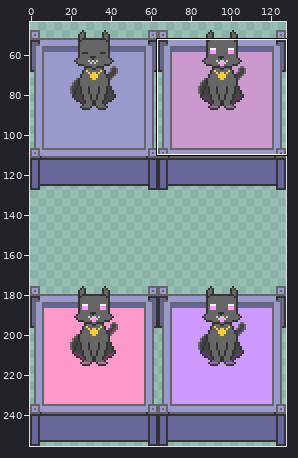
Edited in one commit: sprite sheet (assets/sarcophagus.png). Above, an overview of the earlier version with the close-up marked.
Close-up. The starting point:
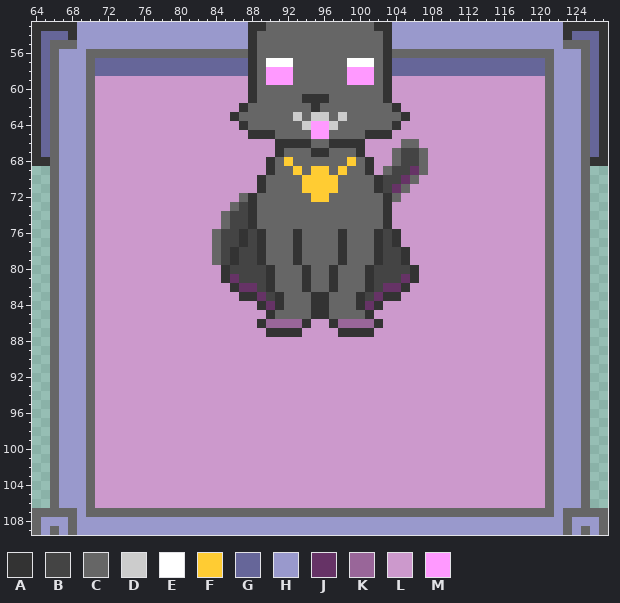
The file is 128x256 pixels. Shown: x 64..127, y 53..109. The wide view leaves out empty margins. The commit also changed other parts of the picture, which this record leaves out.
Palette (. is transparent): A #333333  B #444444  C #666666  D #cccccc  E #ffffff  F #ffcc33  G #666699  H #9999cc  J #663366  K #996699  L #cc99cc  M #ff99ff
After the commit:
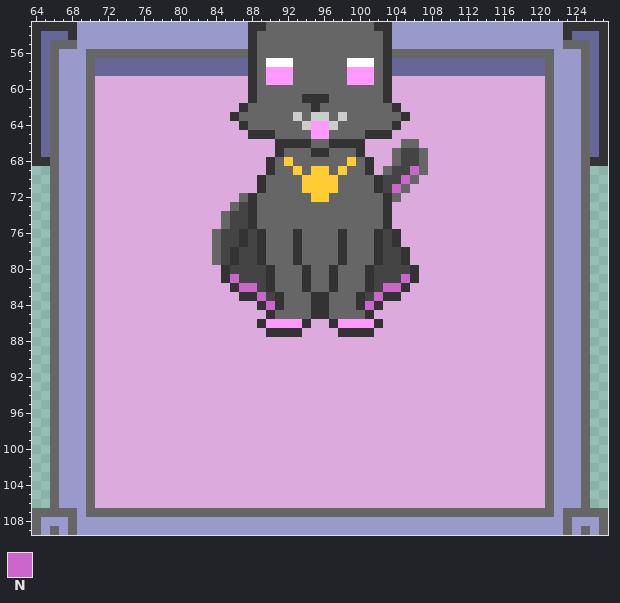
Colours new in this view: N #cc66cc
Difference:
colour L: #cc99cc -> #ddaadd
Changed rows in their new state; - is a pixel that keeps its letter.
first column x 104:
 69 --N
 70 -N-
 71 N--
first column x 86:
 81 N------------------N
 82 -NN--------------NN-
 83 ---N------------N---
 84 ----N----------N----
 86 ----MMMM----MMMM----
Where, in picture pixels (left, top, right, bottom), the same in both close-ups:
changed: (95, 76, 545, 508)
